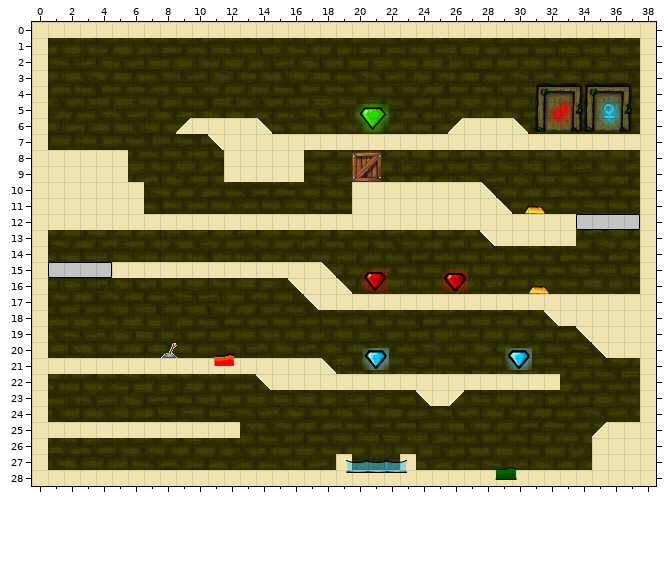
A Tiled map gets an edit: Resources/Level1.tmx. The picture above was drawn from the file before the commit.
Cells are 16x16 px. Shown: x 0..38, y 0..28. Tiles whose own drawing changed are shown in their newer look in all pictures.
The result:
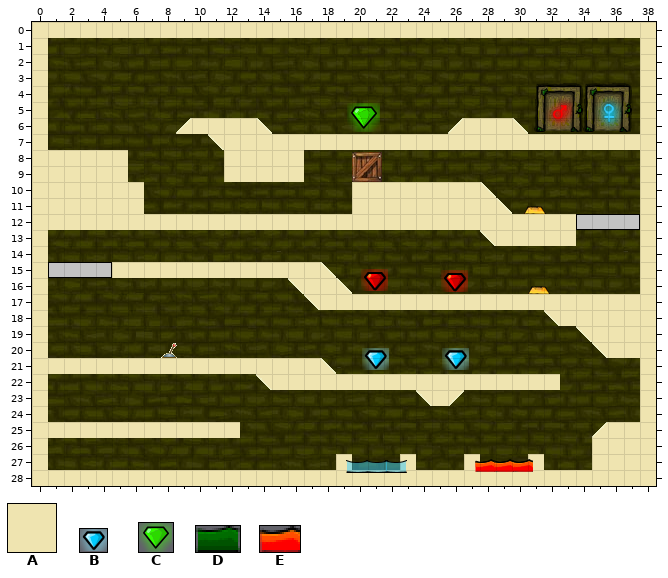
Key: from "Bricks": A 0 "1"; from "Diamond": B 0 "1", C 2 "3"; from "Liquids": D 0 "1", E 15 "1".
_ is an empty cell.
Objects are placed by their top-left corner, in cells (3,4 is the top-left corner of cell 3,4); size is 1x1 cell unless given.
Diff:
Layer "Tile Layer 1":
Tile A now appears in row 27 at x 27 and 31.
Layer "Object Layer 1":
Object C "MudDiamond" at 20.2,5.1 size 2.1x1.8 becomes C "MudDiamond" at 19.7,5.1 size 2.1x1.8.
Object B "BlueDiamond" at 29.6,20.4 size 1.7x1.4 becomes B "BlueDiamond" at 25.6,20.4 size 1.7x1.4.
A new object: E "LavaHazard" at 30.1,27.3 size 1.2x0.8.
A new object: E "LavaHazard" at 27.7,27.3 size 1.2x0.8.
A new object: E "LavaHazard" at 28.9,27.3 size 1.2x0.8.
Object E "LavaHazard" at 11.4,20.7 size 1.2x0.8 is removed.
Object D "MudHazard" at 29,27.8 size 1.4x0.8 is removed.
Boxes around the changes in both pictures, in picture pixels (x1, y1, x2, y2):
changed: (347, 103, 389, 133)
new place: (442, 348, 469, 370)
old place: (505, 348, 532, 370)
removed: (214, 353, 234, 366)
changed: (464, 454, 544, 480)
